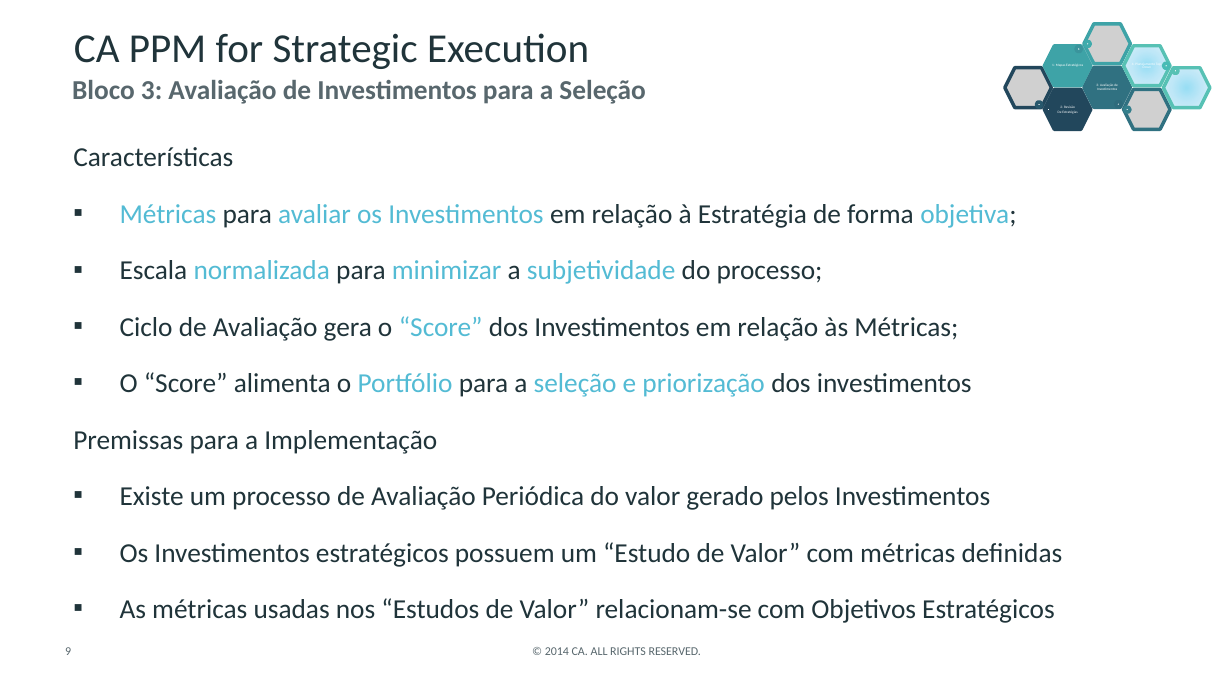
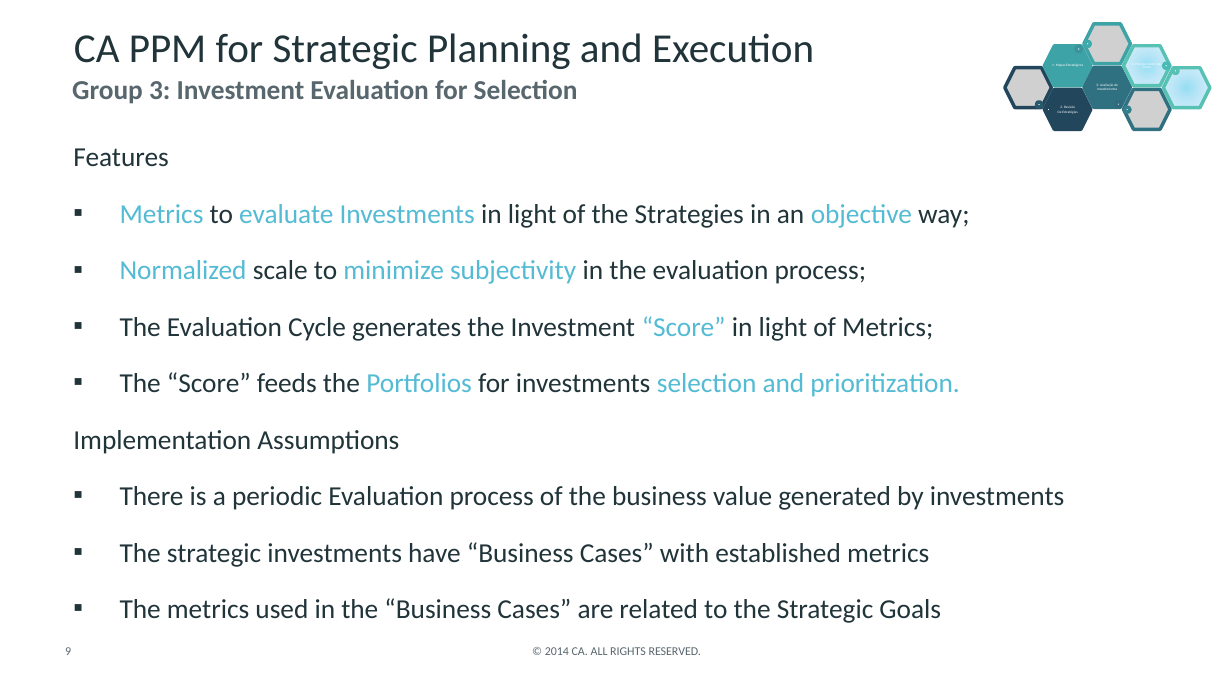
Before and after one commit to CALATAMITBMCOE/Strategic-Alignment, a slide deck: slide 9 of Documentation/CA PPM for Strategic Planning and Execution_EN.pptx. Drawn at 1232x694 pixels with LibreOffice and Linux fonts; fonts in the diff are those of the drawing; grey boxes stand for pictures; background and template pictures are left out. Boxes give left, top, right and bottom in pixels: in the first picture for what was removed or moved away, otherwise in the second. Text is boxed around its words. In the diff, an @@ line names an element or a change of style, - is before the commit and + after.

```diff
--- a/Documentation/CA PPM for Strategic Planning and Execution_EN.pptx
+++ b/Documentation/CA PPM for Strategic Planning and Execution_EN.pptx
@@ title at <box>74,33,814,69</box>: text changed @@
-CA PPM for Strategic Execution
+CA PPM for Strategic Planning and Execution
@@ text at <box>72,80,578,104</box>: text changed @@
-Bloco 3: Avaliação de Investimentos para a Seleção
+Group 3: Investment Evaluation for Selection
@@ text at <box>73,148,1065,623</box>: text changed @@
-Características
-▪ Métricas para avaliar os Investimentos em relação à Estratégia de forma objetiva;
-▪ Escala normalizada para minimizar a subjetividade do processo;
-▪ Ciclo de Avaliação gera o “Score” dos Investimentos em relação às Métricas;
-▪ O “Score” alimenta o Portfólio para a seleção e priorização dos investimentos
-Premissas para a Implementação
-▪ Existe um processo de Avaliação Periódica do valor gerado pelos Investimentos
-▪ Os Investimentos estratégicos possuem um “Estudo de Valor” com métricas definidas
-▪ As métricas usadas nos “Estudos de Valor” relacionam-se com Objetivos Estratégicos
+Features
+▪ Metrics to evaluate Investments in light of the Strategies in an objective way;
+▪ Normalized scale to minimize subjectivity in the evaluation process;
+▪ The Evaluation Cycle generates the Investment “Score” in light of Metrics;
+▪ The “Score” feeds the Portfolios for investments selection and prioritization.
+Implementation Assumptions
+▪ There is a periodic Evaluation process of the business value generated by investments
+▪ The strategic investments have “Business Cases” with established metrics
+▪ The metrics used in the “Business Cases” are related to the Strategic Goals
```
Also in this commit, not shown: 31 other slides changed, 3 slides added, 3 slides removed, 2 other files.
